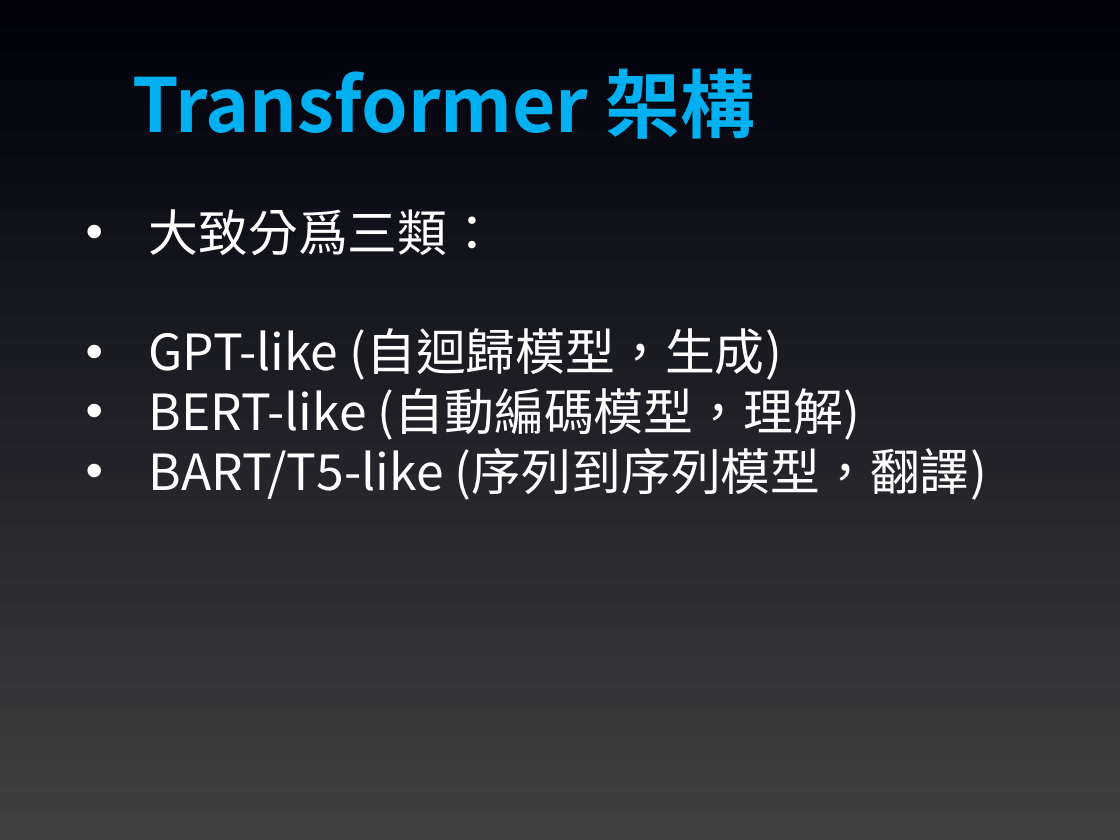
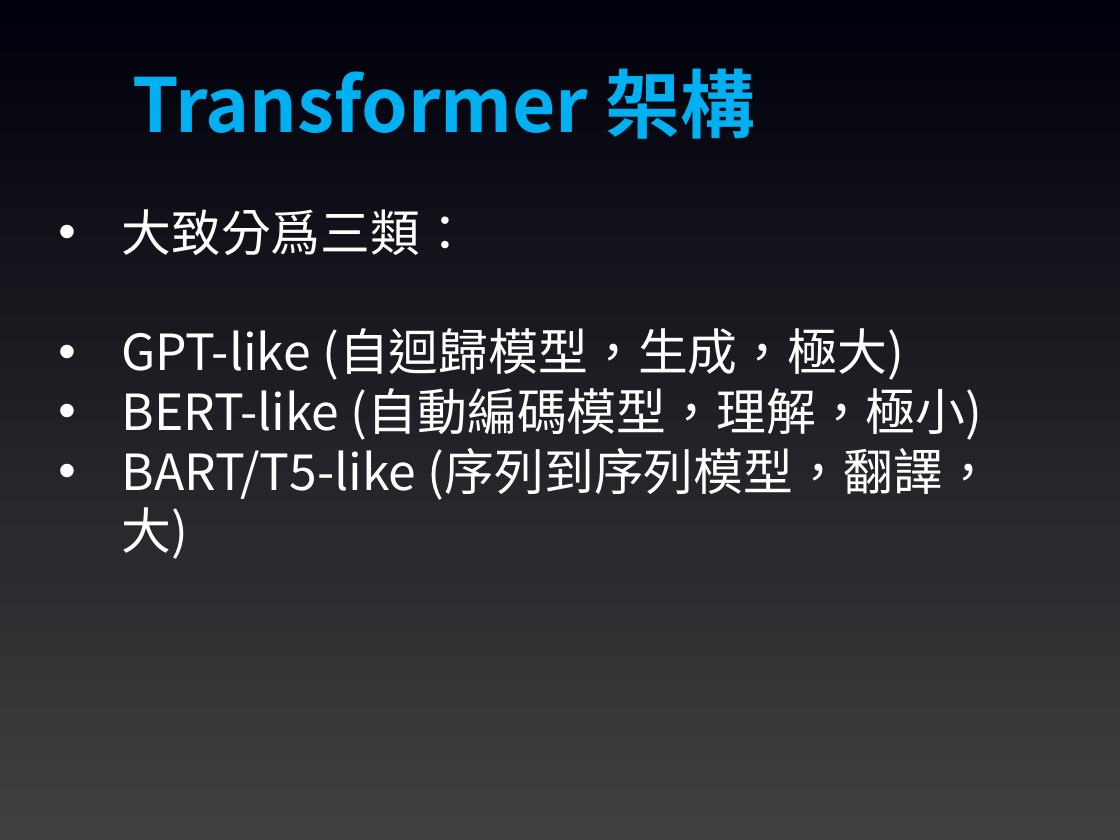
Before and after one commit to joshhu/mustllm20242nd, a slide deck: slide 21 of Slides/Week03/02：Transformers函數庫.pptx (slide 8 before the commit). Drawn at 1120x840 pixels with LibreOffice and Linux fonts; fonts in the diff are those of the drawing. Boxes give left, top, right and bottom in pixels: in the first picture for what was removed or moved away, otherwise in the second. Text is boxed around its words. In the diff, an @@ line names an element or a change of style, - is before the commit and + after.

```diff
--- a/Slides/Week03/02：Transformers函數庫.pptx
+++ b/Slides/Week03/02：Transformers函數庫.pptx
@@ text "大致分爲三類：": place and size @@
-text "大致分爲三類：" at (149,209,987,500)
+text "大致分爲三類：" at (121,209,993,500)
@@ text at (121,328,993,500): text changed @@
-• GPT-like (自迴歸模型，生成)
-• BERT-like (自動編碼模型，理解)
-• BART/T5-like (序列到序列模型，翻譯)
+• GPT-like (自迴歸模型，生成，極大)
+• BERT-like (自動編碼模型，理解，極小)
+• BART/T5-like (序列到序列模型，翻譯，大)
```
Also in this commit, not shown: 4 other slides changed, 13 slides added, 7 other files.
